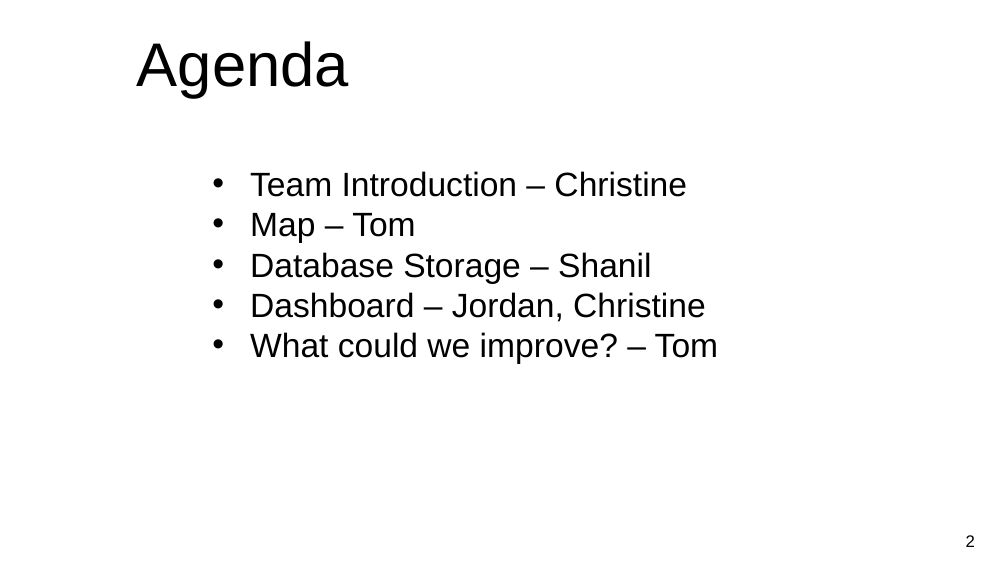
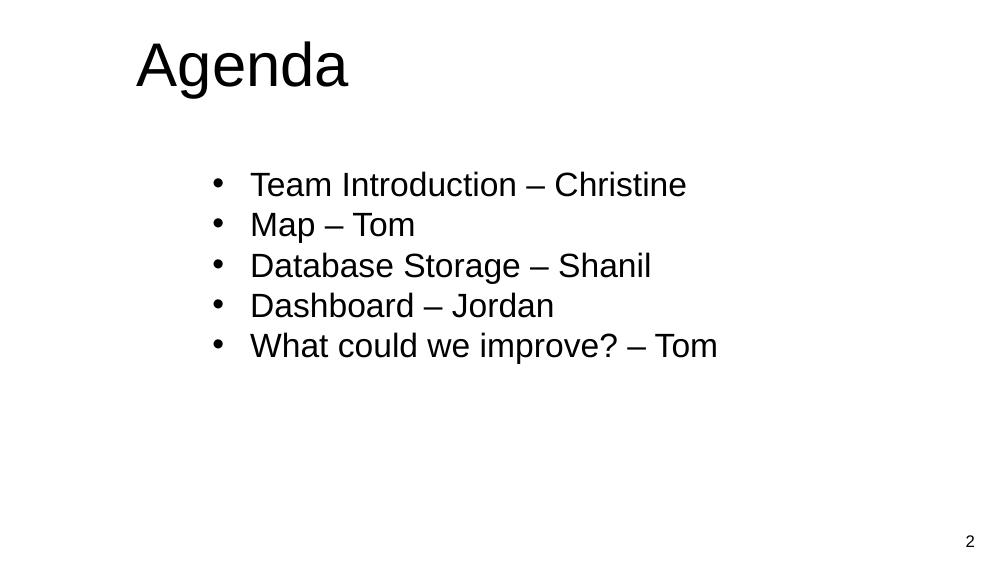
Before and after one commit to slobanwala1/FormulaOneGroup, a slide deck: slide 3 of NU-Project2FormulaOne (1).pptx. Drawn at 1008x567 pixels with LibreOffice and Linux fonts; fonts in the diff are those of the drawing; background and template pictures are left out. Boxes give left, top, right and bottom in pixels: in the first picture for what was removed or moved away, otherwise in the second. Text is boxed around its words. In the diff, an @@ line names an element or a change of style, - is before the commit and + after.

Commit message:
changes to the pp.

```diff
--- a/NU-Project2FormulaOne (1).pptx
+++ b/NU-Project2FormulaOne (1).pptx
@@ text at (250, 292, 555, 318): text changed @@
-• Dashboard – Jordan, Christine
+• Dashboard – Jordan
```
Also in this commit, not shown: 2 other slides changed.
